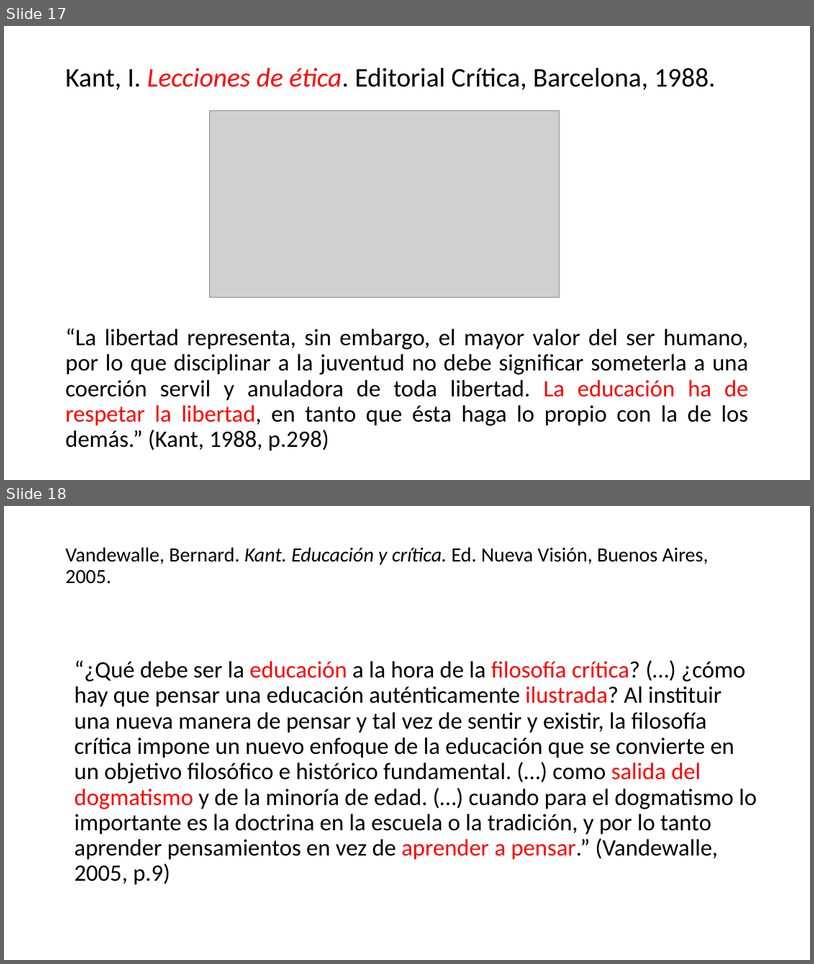
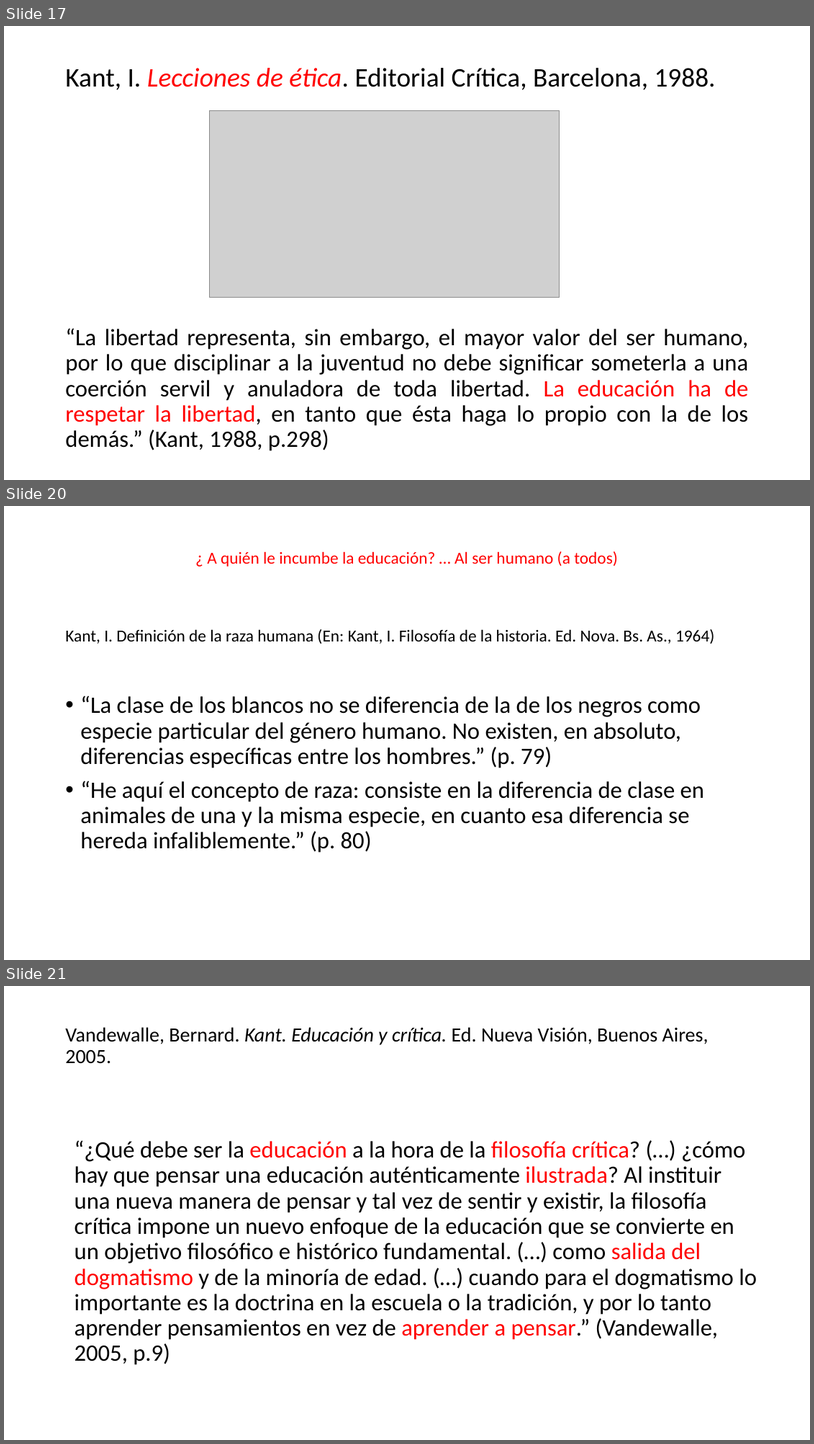
Before and after one commit to zaboltar/zaboltar.github.io, a slide deck: assets uarm/2023 1 UarmPCrit/Kant - ilustracion proyecto critico educacion.pptx. Shown one above the other, each under a label of ours: slides 17 and 18 before the commit, slides 17, 20 and 21 after it; the slides between them are not shown. The pictures are 814x964 and 814x1444 pixels, drawn with LibreOffice and Linux fonts; fonts in the diff are those of the drawing; grey boxes stand for pictures. Boxes give left, top, right and bottom in pixels: in the first picture for what was removed or moved away, otherwise in the second. Text is boxed around its words. In the diff, an @@ line names an element or a change of style, - is before the commit and + after.

```diff
--- a/assets uarm/2023 1 UarmPCrit/Kant - ilustracion proyecto critico educacion.pptx
+++ b/assets uarm/2023 1 UarmPCrit/Kant - ilustracion proyecto critico educacion.pptx
@@ slide 20 added at [4,506,810,960], background #FFFFFF @@
@@ text added at [207,551,618,566], 20 pt, text #FF0000 @@
+¿ A quién le incumbe la educación? … Al ser humano (a todos)
@@ title added at [65,629,715,644], 20 pt, text #000000 @@
+Kant, I. Definición de la raza humana (En: Kant, I. Filosofía de la historia. Ed. Nova. Bs. As., 1964)
@@ text added at [80,695,705,852], 28 pt, text #000000 @@
+• “La clase de los blancos no se diferencia de la de los negros como especie particular del género humano. No existen, en absoluto, diferencias específicas entre los hombres.” (p. 79)
+• “He aquí el concepto de raza: consiste en la diferencia de clase en animales de una y la misma especie, en cuanto esa diferencia se hereda infaliblemente.” (p. 80)
@@ what was slide 18 is now slide 21 @@
```
Also in this commit, not shown: 1 slide changed, 12 other slides added, 3 slides removed, 9 other files.
